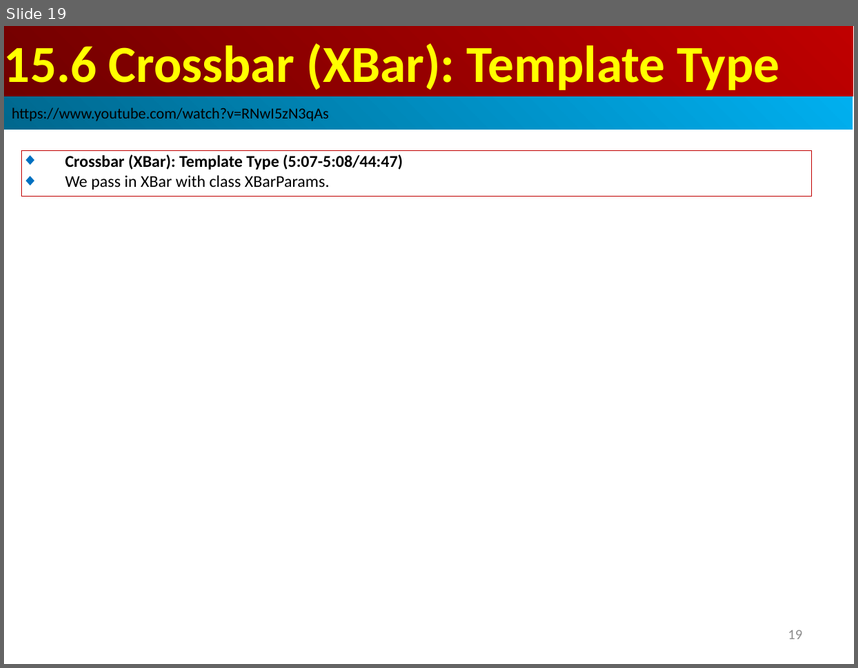
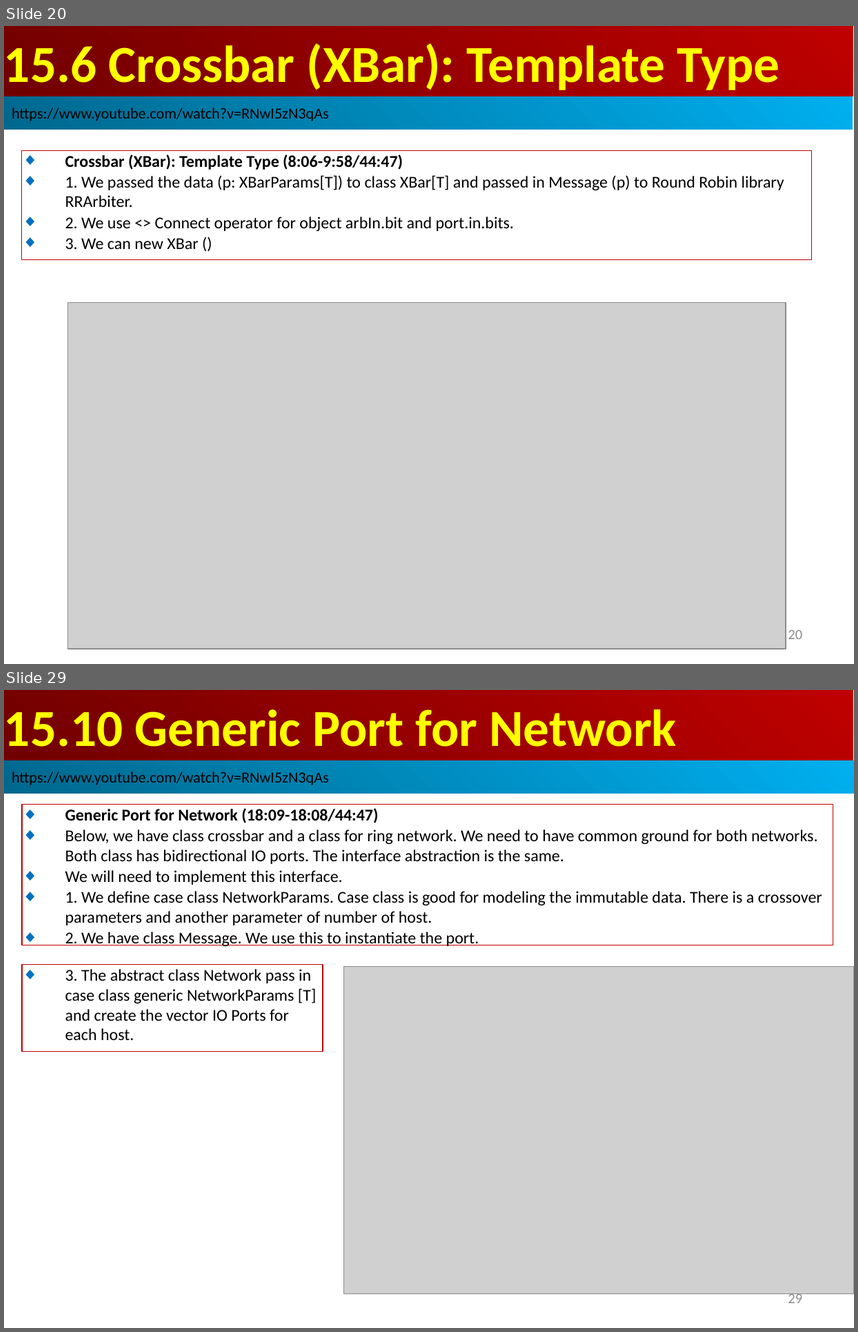
Before and after one commit to peterhchen/AIU_CS800_Chisel, a slide deck: 500_UCSC_HWD/015_Network/000_Video/015.Network.ppt. Shown one above the other, each under a label of ours: slide 19 before the commit, slides 20 and 29 after it; the slides between them are not shown. The pictures are 858x668 and 858x1332 pixels, drawn with LibreOffice and Linux fonts; fonts in the diff are those of the drawing; grey boxes stand for pictures. Boxes give left, top, right and bottom in pixels: in the first picture for what was removed or moved away, otherwise in the second. Text is boxed around its words. In the diff, an @@ line names an element or a change of style, - is before the commit and + after.

```diff
--- a/500_UCSC_HWD/015_Network/000_Video/015.Network.ppt
+++ b/500_UCSC_HWD/015_Network/000_Video/015.Network.ppt
@@ slide 29 added at (x1=4, y1=690, x2=854, y2=1328), background #FFFFFF @@
@@ rectangle added at (x1=4, y1=690, x2=853, y2=760), fill gradient #BF0000 to #710000, 44 pt, text #FFFF00, bold @@
+15.10 Generic Port for Network
@@ rectangle added at (x1=4, y1=760, x2=854, y2=793), fill gradient #00AFEF to #00688E, 13 pt, text #000000 @@
+https://www.youtube.com/watch?v=RNwI5zN3qAs
@@ rectangle added at (x1=22, y1=805, x2=833, y2=945), outline #C00000 0.74 pt, 14 pt, text #000000 @@
+◆ Generic Port for Network (18:09-18:08/44:47)
+◆ Below, we have class crossbar and a class for ring network. We need to have common ground for both networks. Both class has bidirectional IO ports. The interface abstraction is the same.
+◆ We will need to implement this interface.
+◆ 1. We define case class NetworkParams. Case class is good for modeling the immutable data. There is a crossover parameters and another parameter of number of host.
+◆ 2. We have class Message. We use this to instantiate the port.
@@ rectangle added at (x1=22, y1=965, x2=323, y2=1052), outline #C00000 0.74 pt, 14 pt, text #000000 @@
+◆ 3. The abstract class Network pass in case class generic NetworkParams [T] and create the vector IO Ports for each host.
@@ picture added at (x1=344, y1=966, x2=854, y2=1294) @@
@@ page number added at (x1=788, y1=1291, x2=802, y2=1303), 12 pt, text #8B8B8B @@
+29
@@ what was slide 19 is now slide 20 @@
@@ slide 20 changed as well @@
@@ rectangle removed at (x1=22, y1=150, x2=811, y2=196) @@
-◆ Crossbar (XBar): Template Type (5:07-5:08/44:47)
-◆ We pass in XBar with class XBarParams.
@@ rectangle added at (x1=22, y1=150, x2=811, y2=260), outline #C00000 0.74 pt, 14 pt, text #000000 @@
+◆ Crossbar (XBar): Template Type (8:06-9:58/44:47)
+◆ 1. We passed the data (p: XBarParams[T]) to class XBar[T] and passed in Message (p) to Round Robin library RRArbiter.
+◆ 2. We use <> Connect operator for object arbIn.bit and port.in.bits.
+◆ 3. We can new XBar ()
@@ picture added at (x1=67, y1=302, x2=786, y2=648) @@
@@ page number at (x1=788, y1=630, x2=802, y2=639): text changed @@
-19
+20
```
Also in this commit, not shown: 2 other slides changed, 13 other slides added.
